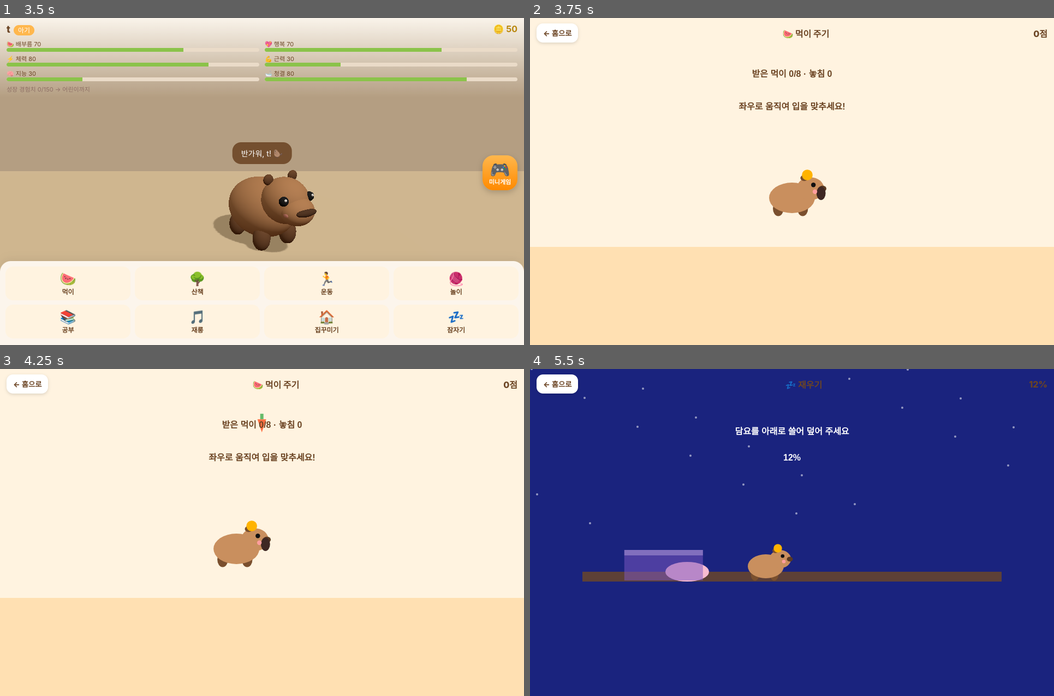
Above: before the commit, frames 1-4 (two rows, left to right).
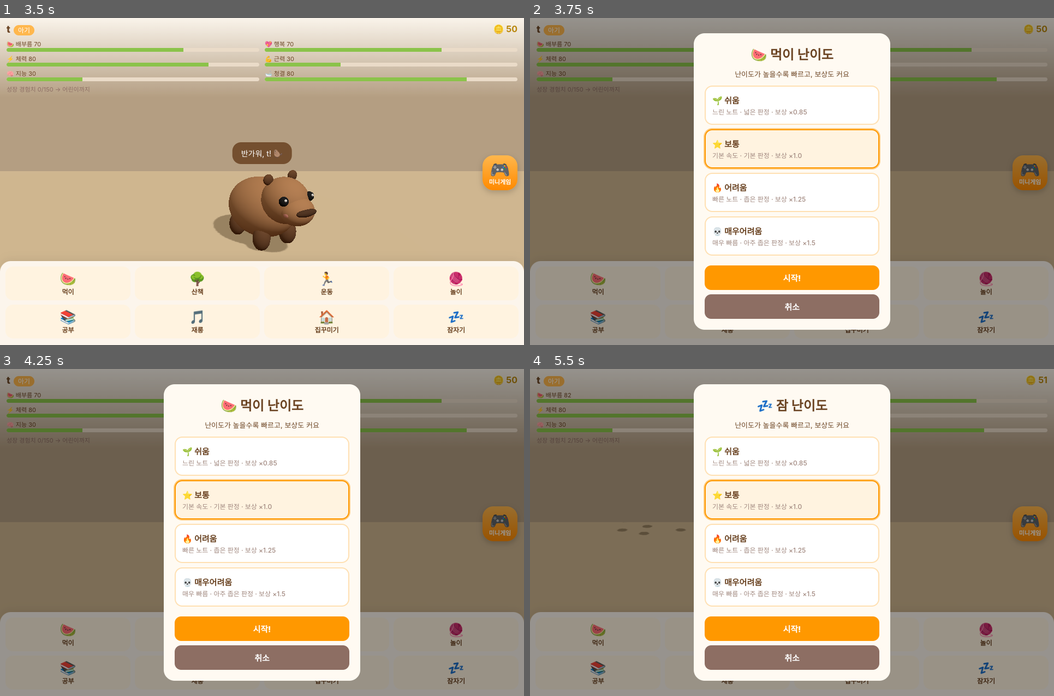
Above: after the commit, the same moments.

Repository: sketchkim-hub/capybara-game
Game: browser game, page index.html
Same seed, same stepped clock (60 frames per second), same inputs: the game is played once before the commit and once after it.
Inputs (mouse positions are in pixels of both pictures, inside the frame that each line leads up to):
- Up to frame 1 (3.5 s): click (262, 181) at 0.27 s; click (262, 214) at 1.07 s; click (262, 194) at 1.27 s; type "a" at 1.27 s; tap Enter at 1.3, 1.9, 2.5 s; click (157, 148) at 1.67 s; click (262, 194) at 1.87 s; type "r" at 1.87 s; press the mouse at (366, 132) at 2.27 s; release the mouse at (262, 116) at 2.4 s; click (262, 194) at 2.47 s; type "t" at 2.47 s; click (340, 246) at 2.87 s; click "이름 정하기" at 3.07 s; click (131, 263) at 3.47 s
- Up to frame 2 (3.75 s): click "🍉 먹이" at 3.67 s
- Up to frame 3 (4.25 s): press the mouse at (262, 467) at 4.07 s; release the mouse at (209, 646) at 4.2 s
- Up to frame 4 (5.5 s): click (792, 630) at 4.27 s, where only the run after the commit has a clickable "시작!"; click "← 홈으로" at 4.52 s; click (949, 548) at 4.67 s; click "홈으로" at 4.87 s; click (634, 532) at 5.27 s; click "💤 잠자기" at 5.47 s

Frame 1 is identical in both runs. In frame 2, 88% of the frame differs, in the area x 0-100%, y 0-100%; in frame 3, 88%; in frame 4, 100%.

Commit message:
difficulty picker for all care actions with per-game scaling

Diff:
--- a/game.js
+++ b/game.js
@@ -65,11 +65,10 @@
  sleep:{need:0,d:{energy:50,hunger:-10,clean:5},x:3,c:0,m:'쿨쿨… 체력 회복 💤',fx:0x9575cd}};
 const TRICKS=['빙글빙글 돌기','점프 재롱','고개 갸웃','유자 올리기'];
 function act(a){if(a==='decor'){openShop();return}
- const A=ACT[a];
- // 운동은 난이도 창을 먼저 띄우고, 시작 버튼에서 체력/배고픔을 검사
- if(a!=='exercise'){if(S.energy<A.need){toast('너무 피곤해요… 잠을 재워 주세요 💤');return}
-  if(a!=='feed'&&a!=='sleep'&&S.hunger<10){toast('배고파요! 먹이를 주세요 🍉');return}}
+ // 돌보기 미니게임은 난이도 창 먼저, 시작! 에서 체력/배고픔 검사
  if(window.__startAction){window.__startAction(a);return}
+ const A=ACT[a];if(S.energy<A.need){toast('너무 피곤해요… 잠을 재워 주세요 💤');return}
+ if(a!=='feed'&&a!=='sleep'&&S.hunger<10){toast('배고파요! 먹이를 주세요 🍉');return}
  finishAction(a,1)}
 function finishAction(a,quality,rewardMul=1){quality=Math.max(0,Math.min(1,quality));rewardMul=rewardMul||1;const A=ACT[a],mul=.4+.6*quality;
  for(const k in A.d){let v=A.d[k];if(v>0)v=Math.round(v*mul);S[k]=cl(S[k]+v)}
--- a/games.js
+++ b/games.js
@@ -3,12 +3,12 @@
 const NAMES={jump:'장애물 뛰어넘기',dodge:'장애물 피하기',catch:'유자 받기'};
 const ANAME={feed:'🍉 먹이 주기',walk:'🌳 산책하기',exercise:'🏃 운동하기',play:'🧶 공놀이',study:'📚 공부하기',trick:'🎵 재롱 연습',sleep:'💤 재우기'};
 const DIFF={
- easy:{id:'easy',n:'쉬움',speed:2.4,gap:58,win:32,notes:8,reward:0.85,label:'🌱 쉬움'},
- normal:{id:'normal',n:'보통',speed:4.2,gap:38,win:20,notes:10,reward:1.0,label:'⭐ 보통'},
- hard:{id:'hard',n:'어려움',speed:6.4,gap:26,win:13,notes:12,reward:1.25,label:'🔥 어려움'},
- veryhard:{id:'veryhard',n:'매우어려움',speed:9.0,gap:18,win:9,notes:16,reward:1.5,label:'💀 매우어려움'}
+ easy:{id:'easy',n:'쉬움',speed:2.4,gap:58,win:32,notes:8,reward:0.85,mul:.72,spawn:1.25,tol:1.35,time:1.4},
+ normal:{id:'normal',n:'보통',speed:4.2,gap:38,win:20,notes:10,reward:1.0,mul:1,spawn:1,tol:1,time:1},
+ hard:{id:'hard',n:'어려움',speed:6.4,gap:26,win:13,notes:12,reward:1.25,mul:1.45,spawn:.72,tol:.72,time:.75},
+ veryhard:{id:'veryhard',n:'매우어려움',speed:9.0,gap:18,win:9,notes:16,reward:1.5,mul:1.9,spawn:.55,tol:.55,time:.55}
 };
-let pickedDiff='normal';
+let pickedDiff='normal', pendingAction=null;
 
 const best=()=>JSON.parse(localStorage.getItem('capy_best_v1')||'{}');
 function refreshBest(){const b=best();for(const k in NAMES)$('b_'+k).textContent=b[k]||0}
@@ -37,31 +37,31 @@
 function startHub(k){const s=window.__capy.S;if(s.energy<5){window.__capy.toast('체력이 부족해요… 잠을 재워 주세요 💤');return}
  s.energy-=5;window.__capy.ui();mode='hub';openMG(NAMES[k]);
  G={k,score:0,t:0,over:false,px:W/2,tx:W/2,y:0,vy:0,obs:[],items:[],miss:0};cancelAnimationFrame(raf);loop()}
-function beginAction(a,diffId){mode='action';openMG(ANAME[a]+(a==='exercise'&&diffId?' · '+DIFF[diffId].n:''));
- const base={k:a,score:0,t:0,over:false,done:false,hits:0,mi …(143 unchanged characters)… 0,ball:null,cues:[],cueI:0,diff:diffId||null,rewardMul:1,speed:4.2,win:20};
- if(a==='feed'){base.need=8;base.px=W/2}
- if(a==='walk'){base.need=6;base.px=W*0.28;base.tx=base.px;base.dist=0;base.jy=0;base.jvy=0;base.coyote=8;base.jumpBuf=0;base.jumped=0}
- if(a==='exercise'){const D=DIFF[diffId||'normal'];base.rewardMul=D.reward;base.speed=D.speed;base.win=D.win;base.need=D.notes;base.cues=[];
-  let t=55;for(let i=0;i<D.notes;i++){base.cues.push({t:t,lane:Math.floor(Math.random()*4),hit:false,missed:false});t+=D.gap+(i%3===0?4:0)}}
- if(a==='play'){base.ball={x:W/2,y:H*.35,vy:0};base.need=10;base.bounces=0}
- if(a==='study'){const pairs=['🍉','🍊','🥕','🌿'];const deck=[...pairs,...pairs].sort(()=>Math.random()-.5);base.cards=deck.map((e,i)=>({e,i,open:false,gone:false}));base.need=4;base.flipped=[];base.limit=12*60}
- if(a==='trick'){const n=3+Math.floor(Math.random()*2);base.seq=[];for(let i=0;i<n;i++)base.seq.push(Math.floor(Math.random()*4));base.player=[];base.phase='show';base.showI=-1;base.showT=0;base.round=0;base.need=2}
- if(a==='sleep'){base.blanket=.12;base.need=1}
+function beginAction(a,diffId){const D=DIFF[diffId||'normal'];mode='action';openMG(ANAME[a]+' · '+D.n);
+ const base={k:a,score:0,t:0,over:false,done:false,hits:0,mi …(143 unchanged characters)… 0,ball:null,cues:[],cueI:0,diff:diffId||'normal',rewardMul:D.reward,speed:D.speed,win:D.win,mul:D.mul,spawn:D.spawn,tol:D.tol,time:D.time,missLimit:5};
+ if(a==='feed'){base.need=Math.max(5,Math.round(8*D.mul));base.px=W/2;base.foodEvery=Math.max(14,Math.round(28*D.spawn));base.foodSp=2.2*D.mul;base.missLimit=Math.max(2,Math.round(5*D.tol))}
+ if(a==='walk'){base.need=Math.max(4,Math.round(6*D.mul));base.px=W*0.28;base.tx=base.px;base.dist=0;base.jy=0;base.jvy=0;base.coyote=8;base.jumpBuf=0;base.jumped=0;base.walkSp=5.2*D.mul;base.obsEvery=Math.max(22,Math.round(48*D.spawn));base.flowerEvery=Math.max(28,Math.round(52*D.spawn))}
+ if(a==='exercise'){base.need=D.notes;base.cues=[];let t=55;for(let i=0;i<D.notes;i++){base.cues.push({t:t,lane:Math.floor(Math.random()*4),hit:false,missed:false});t+=D.gap+(i%3===0?4:0)}}
+ if(a==='play'){base.ball={x:W/2,y:H*.35,vy:0};base.need=Math.max(6,Math.round(10*D.mul));base.bounces=0;base.grav=.28+.12*D.mul;base.missLimit=Math.max(2,Math.round(3*D.tol))}
+ if(a==='study'){const pairs=['🍉','🍊','🥕','🌿'];const deck=[...pairs,...pairs].sort(()=>Math.random()-.5);base.cards=deck.map((e,i)=>({e,i,open:false,gone:false}));base.need=4;base.flipped=[];base.limit=Math.round(12*60*D.time)}
+ if(a==='trick'){const n=Math.max(2,Math.round(2.5*D.mul));base.seq=[];for(let i=0;i<n;i++)base.seq.push(Math.floor(Math.random()*4));base.player=[];base.phase='show';base.showI=-1;base.showT=0;base.round=0;base.need=Math.max(2,Math.round(2*D.mul));base.showPace=Math.max(10,Math.round(20*D.time))}
+ if(a==='sleep'){base.blanket=D.id==='easy'?.22:.08;base.need=1;base.blanketRate=1/Math.max(140,Math.round(210*D.mul))}
  G=base;cancelAnimationFrame(raf);loop()}
-window.__startAction=function(a){if(a==='exercise'){pickedDiff='normal';
+window.__startAction=function(a){pendingAction=a;pickedDiff='normal';
   document.querySelectorAll('#diffList button').forEach(b=>b.classList.toggle('sel',b.dataset.d==='normal'));
-  const dm=$('diffM');dm.style.zIndex='50';dm.classList.add('on');return}
- beginAction(a)};
+  const titles={feed:'🍉 먹이 난이도',walk:'🌳 산책 난이도',exercise:'🏃 운동 난이도',play:'🧶 놀이 난이도',study:'📚 공부 난이도',trick:'🎵 재롱 난이도',sleep:'💤 잠 난이도'};
+  if($('diffTitle'))$('diffTitle').textContent=titles[a]||'난이도 선택';
+  const dm=$('diffM');dm.style.zIndex='50';dm.classList.add('on')};
 function pickDiff(d){pickedDiff=d;document.querySelectorAll('#diffList button').forEach(x=>x.classList.toggle('sel',x.dataset.d===d))}
-function startExercise(){const S=window.__capy.S,A=window.__capy.ACT.exercise;
-  if(S.energy<A.need){window.__capy.toast('너무 피곤해요… 잠을 재워 주세요 💤');return}
-  if(S.hunger<10){window.__capy.toast('배고파요! 먹이를 주세요 🍉');return}
-  $('diffM').classList.remove('on');beginAction('exercise',pickedDiff)}
-$('diffGo').onclick=startExercise;
-$('diffX').onclick=()=>$('diffM').classList.remove('on');
+function startPickedAction(){const a=pendingAction;if(!a)return;const S=window.__capy.S,A=window.__capy.ACT[a];
+  if(S.energy<(A.need||0)){window.__capy.toast('너무 피곤해요… 잠을 재워 주세요 💤');return}
+  if(a!=='feed'&&a!=='sleep'&&S.hunger<10){window.__capy.toast('배고파요! 먹이를 주세요 🍉');return}
+  $('diffM').classList.remove('on');beginAction(a,pickedDiff)}
+$('diffGo').onclick=startPickedAction;
+$('diffX').onclick=()=>{$('diffM').classList.remove('on');pendingAction=null};
 document.querySelectorAll('#diffList button').forEach(b=>{b.onclick=e=>{e.preventDefault();e.stopPropagation();pickDiff(b.dataset.d)};
  b.ontouchend=e=>{e.preventDefault();pickDiff(b.dataset.d)}});
-$('diffM').addEventListener('click',e=>{if(e.target===e.currentTarget)$('diffM').classList.remove('on')});
+$('diffM').addEventListener('click',e=>{if(e.target===e.currentTarget){$('diffM').classList.remove('on');pendingAction=null}});
 const ptr={down:false,x:0,y:0,sx:0,sy:0};
 function onDown(e){if(!G||G.over)return;const t=e.touches?e.touches[0]:e;ptr.down=true;ptr.x=t.clientX;ptr.y=t.clientY;ptr.sx=t.clientX;ptr.sy=t.clientY;ptr.t0=performance.now();
  if(mode==='action'&&G.k==='walk'){if(inJumpBtn(t.clientX,t.clientY)){ptr.jumpBtn=true;doWalkJump(true)}else{G.tx=Math.max(40,Math.min(W-40,t.clientX));ptr.jumpBtn=false}}
@@ -69,7 +69,7 @@
 function onMove(e){if(!G||G.over||!ptr.down)return;const t=e.touches?e.touches[0]:e;ptr.x=t.clientX;ptr.y=t.clientY;
  if(mode==='action'){if(G.k==='walk'){if(ptr.jumpBtn){if(!inJumpBtn(t.clientX,t.clientY)){ptr.jumpBtn=false;releaseWalkJump()}}else G.tx=Math.max(40,Math.min(W-40,t.clientX))}
   else if(G.k==='feed')G.tx=Math.max(40,Math.min(W-40,t.clientX));
-  if(G.k==='sleep'){const dy=t.clientY-ptr.sy;if(dy>0)G.blanket=Math.min(1,G.blanket+dy/220);ptr.sy=t.clientY}}
+  if(G.k==='sleep'){const dy=t.clientY-ptr.sy;if(dy>0)G.blanket=Math.min(1,G.blanket+dy*(G.blanketRate||1/220));ptr.sy=t.clientY}}
  e.preventDefault()}
 function onUp(e){if(G&&!G.over&&mode==='action'&&G.k==='walk'){if(ptr.jumpBtn)releaseWalkJump();
   else{const dt=performance.now()-(ptr.t0||0);const dx=Math.abs(ptr.x-ptr.sx),dy=Math.abs(ptr.y-ptr.sy);if(dt<200&&dx<18&&dy<18)doWalkJump(false)}}
@@ -117,28 +117,29 @@
  $('mgScore').textContent=g.k==='sleep'?Math.round((g.blanket||0)*100)+'%':(Math.floor(g.score)+'점')}
 function actFeed(g){X.fillStyle='#fff3e0';X.fillRect(0,0,W,H);X.fillStyle='#ffe0b2';X.fillRect(0,H*.7,W,H*.3);
  g.px+=(g.tx-g.px)*.2;const mouthY=H*.55;capy(g.px,mouthY,1.4,1,.8);
- if(!g.over&&g.t%28===0)g.items.push({x:40+Math.random()*(W-80),y:70,v:2.5+Math.random()*1.5,kind:['🍉','🥕','🍊'][g.t%3]});
+ const every=g.foodEvery||28,fsp=g.foodSp||2.5,mlim=g.missLimit||5;
+ if(!g.over&&g.t%every===0)g.items.push({x:40+Math.random()*(W-80),y:70,v:fsp+Math.random()*1.2,kind:['🍉','🥕','🍊'][g.t%3]});
  g.items=g.items.filter(it=>{it.y+=it.v;food(it.x,it.y,it.kind);
   if(!g.over&&hit(it.x,it.y,g.px+28,mouthY-18,48)){g.hits++;g.score+=10;return false}
   if(it.y>H*.85){g.miss++;return false}return true});
  X.fillStyle='#6b4423';X.font='bold 16px sans-serif';X.textAlign='center';
- X.fillText(`받은 먹이 ${g.hits}/${g.need} · 놓침 ${g.miss}`,W/2,H*.18);
+ X.fillText((DIFF[g.diff]?DIFF[g.diff].n+' · ':'')+`받은 먹이 ${g.hits}/${g.need} · 놓침 ${g.miss}/${mlim}`,W/2,H*.18);
  if(g.t<90)X.fillText('좌우로 움직여 입을 맞추세요!',W/2,H*.28);
- if(!g.over&&(g.hits>=g.need||g.t>16*60||g.miss>=5))finishAction(Math.max(0,g.hits/g.need)*(1-Math.min(.5,g.miss*.08)))}
+ if(!g.over&&(g.hits>=g.need||g.t>16*60||g.miss>=mlim))finishAction(Math.max(0,g.hits/g.need)*(1-Math.min(.5,g.miss*.08)))}
 function actWalk(g){X.fillStyle='#b3e5fc';X.fillRect(0,0,W,H);X.fillStyle='#81c784';X.fillRect(0,H*.65,W,H);
  const ground=H*.65, bodyY=()=>ground-28-g.jy;
  if(!g.over){
-  // auto-run forward; left/right follow target
-  g.dist+=4.2;g.score+=.12;g.px+=(g.tx-g.px)*.22;
+  const wsp=g.walkSp||5.2,oE=g.obsEvery||48,fE=g.flowerEvery||52;
+  g.dist+=wsp*.8;g.score+=.12;g.px+=(g.tx-g.px)*.22;
   // jump physics: hold jump button = higher; short tap = hop; coyote kept
   if(g.jy<=0){g.jy=0;g.jvy=0;g.holdingJump=false;g.coyote=Math.min(8,(g.coyote||0)+1)}
   else{g.coyote=0;if(g.holdingJump&&ptr.jumpBtn&&(g.jumpHold||0)<12&&g.jvy>0){g.jumpHold=(g.jumpHold||0)+1;g.jvy=Math.min(13.2,g.jvy+.55)}
    const grav=g.holdingJump&&ptr.jumpBtn&&g.jvy>0?.5:.8;g.jvy-=grav;g.jy+=g.jvy;if(g.jy>88){g.jy=88;if(g.jvy>0)g.jvy=0}if(g.jy<=0){g.jy=0;g.jvy=0;g.holdingJump=false;g.coyote=8}}
   if(g.jumpBuf>0){g.jumpBuf--;tryWalkJump()}
   // spawn: rocks need jump, puddles also jumpable; flowers
-  if(g.t%48===0)g.obs.push({x:W+30,y:ground-10,type:Math.random()<.55?'rock':'puddle',w:18+Math.random()*14,h:g.t});
-  if(g.t%52===0)g.items.push({x:W+16,y:ground-36-Math.random()*50,got:false});
-  const sp=5.2;g.obs.forEach(o=>o.x-=sp);g.items.forEach(it=>it.x-=sp);
+  if(g.t%oE===0)g.obs.push({x:W+30,y:ground-10,type:Math.random()<.55?'rock':'puddle',w:18+Math.random()*14,h:g.t});
+  if(g.t%fE===0)g.items.push({x:W+16,y:ground-36-Math.random()*50,got:false});
+  g.obs.forEach(o=>o.x-=wsp);g.items.forEach(it=>it.x-=wsp);
  }
  // draw + collide
  g.obs=g.obs.filter(o=>{
@@ -158,7 +159,7 @@
  // jump button
  const bx=W-78,by=H-110;X.fillStyle=(ptr.jumpBtn||g.jy>0)?'#ffb74d':'#ff9800';roundRect(bx,by,64,72,18);X.fillStyle='#f …(216 unchanged characters)…
  X.fillStyle='#6b4423';X.font='bold 16px sans-serif';X.textBaseline='alphabetic';
- X.fillText(`꽃 ${g.hits}/${g.need} · 부딪힘 ${g.miss}`,W/2,H*.15);
+ X.fillText((DIFF[g.diff]?DIFF[g.diff].n+' · ':'')+`꽃 ${g.hits}/${g.need} · 부딪힘 ${g.miss}`,W/2,H*.15);
  if(g.t<160){X.fillText('짧게=살짝 점프 · 점프 길게=높이! 돌은 높이 넘기',W/2,H*.25)}
  if(!g.over&&(g.hits>=g.need||g.dist>2400||g.t>18*60))finishAction(Math.max(.2,Math.min(1,(g.hits/g.need)*.85+(g.dist/2600)*.15)*(1-Math.min(.45,g.miss*.1))))}
 function actEx(g){X.fillStyle='#ffe0b2';X.fillRect(0,0,W,H);X.fillStyle='#ffcc80';X.fillRect(0,H*.72,W,H);
@@ -182,27 +183,28 @@
  const done=g.cues.every(c=>c.hit||c.missed);
  if(!g.over&&done)finishAction(g.hits/g.cues.length)}
 function actPlay(g){X.fillStyle='#e1f5fe';X.fillRect(0,0,W,H);X.fillStyle='#c8e6c9';X.fillRect(0,H*.75,W,H);
- const b=g.ball;if(!g.over){b.vy+=.35;b.y+=b.vy;if(b.y>H*.72){b.y=H*.72;b.vy=0;g.miss++;if(g.miss>=3)finishAction(Math.min(1,g.bounces/g.need)*.7)}}
+ const b=g.ball,mlim=g.missLimit||3,grav=g.grav||.35;
+ if(!g.over){b.vy+=grav;b.y+=b.vy;if(b.y>H*.72){b.y=H*.72;b.vy=0;g.miss++;if(g.miss>=mlim)finishAction(Math.min(1,g.bounces/g.need)*.7)}}
  X.fillStyle='#ec407a';X.beginPath();X.arc(b.x,b.y,22,0,7);X.fill();X.fillStyle='#fff';X.beginPath();X.arc(b.x-6,b.y-6,6,0,7);X.fill();
  capy(W/2,H*.78,1);X.fillStyle='#6b4423';X.font='bold 16px sans-serif';X.textAlign='center';
- X.fillText(`튕기기 ${g.bounces}/${g.need} · 바닥 ${g.miss}/3`,W/2,H*.16);if(g.t<90)X.fillText('공이 내려올 때 탭해서 튕기세요!',W/2,H*.26);
+ X.fillText((DIFF[g.diff]?DIFF[g.diff].n+' · ':'')+`튕기기 ${g.bounces}/${g.need} · 바닥 ${g.miss}/${mlim}`,W/2,H*.16);if(g.t<90)X.fillText('공이 내려올 때 탭해서 튕기세요!',W/2,H*.26);
  if(!g.over&&g.bounces>=g.need)finishAction(Math.min(1,.5+g.bounces/g.need*.5)*(1-g.miss*.1))}
 function actStudy(g){X.fillStyle='#e3f2fd';X.fillRect(0,0,W,H);const cols=4,gap=12,cw=(W-40-gap*3)/4,ch=cw,ox=20,oy=H*.28;
  g.cards.forEach((c,i)=>{const col=i%4,row=Math.floor(i/4),x=ox+col*(cw+gap),y=oy+row*(ch+gap);
   X.fillStyle=c.gone?'#c8e6c9':c.open?'#fff':'#64b5f6';roundRect(x,y,cw,ch,12);if(c.open||c.gone){X.font=`${cw*.45}px serif`;X.textAlign='center';X.textBaseline='middle';X.fillText(c.e,x+cw/2,y+ch/2)}});
  const left=Math.max(0,Math.ceil((g.limit-g.t)/60));X.fillStyle='#6b4423';X.font='bold 16px sans-serif';X.textAlign='center';X.textBaseline='alphabetic';
- X.fillText(`짝 맞추기 ${g.matched}/4 · ⏱ ${left}초`,W/2,H*.18);if(g.t<80)X.fillText('같은 그림을 찾아 짝을 맞추세요',W/2,H*.24);
+ X.fillText((DIFF[g.diff]?DIFF[g.diff].n+' · ':'')+`짝 ${g.matched}/4 · ⏱ ${left}초`,W/2,H*.18);if(g.t<80)X.fillText('같은 그림을 찾아 짝을 맞추세요',W/2,H*.24);
  if(!g.over&&(g.matched>=4||g.t>=g.limit))finishAction(g.matched/4)}
 function roundRect(x,y,w,h,r){X.beginPath();X.moveTo(x+r,y);X.arcTo(x+w,y,x+w,y+h,r);X.arcTo(x+w,y+h,x,y+h,r);X.arcTo(x,y+h,x,y,r);X.arcTo(x,y,x+w,y,r);X.closePath();X.fill()}
 function actTrick(g){X.fillStyle='#fff8e1';X.fillRect(0,0,W,H);const labels=['👆','👏','💫','🍊'],cols=['#ef9a9a','#90caf9','#a5d6a7','#ffe082'];
  const cx=[W*.25,W*.75,W*.25,W*.75],cy=[H*.42,H*.42,H*.62,H*.62];
- if(g.phase==='show'){g.showT++;if(g.showT===20)g.showI++;if(g.showI>=g.seq.length){g.phase='input';g.player=[]} }
+ if(g.phase==='show'){g.showT++;const pace=g.showPace||20;if(g.showT>=pace){g.showT=0;g.showI++}if(g.showI>=g.seq.length){g.phase='input';g.player=[]} }
  if(g.phase==='fail'){g.failT--;if(g.failT<=0){if(g.miss>=3)finishAction(Math.min(1,g.hits/g.need)*.5);else{g.phase='show';g.showI=-1;g.showT=0;g.player=[]}}}
  for(let i=0;i<4;i++){const lit=(g.phase==='show'&&g.seq[g.showI]===i)||g.flash===i;X.fillStyle=lit?'#fff':cols[i];X.beginPath();X.arc(cx[i],cy[i],48,0,7);X.fill();X.fillStyle='#6b4423';X.font='32px serif';X.textAlign='center';X.textBaseline='middle';X.fillText(labels[i],cx[i],cy[i])}
  if(g.flashT>0){g.flashT--;if(g.flashT===0)g.flash=-1}
  X.fillStyle='#6b4423';X.font='bold 16px sans-serif';X.textAlign='center';X.textBaseline='alphabetic';
  X.fillText(g.phase==='show'?'패턴을 기억하세요…':g.phase==='fail'?'앗! 다시…':`따라 하세요 (${g.player.length}/${g.seq.length})`,W/2,H*.18);
- X.fillText(`성공 라운드 ${g.hits}/${g.need}`,W/2,H*.24);capy(W/2,H*.82,.9)}
+ X.fillText((DIFF[g.diff]?DIFF[g.diff].n+' · ':'')+`성공 ${g.hits}/${g.need}`,W/2,H*.24);capy(W/2,H*.82,.9)}
 function actSleep(g){X.fillStyle='#1a237e';X.fillRect(0,0,W,H);for(let i=0;i<20;i++){X.fillStyle='#fff8';X.beginPath();X.arc((i*97+g.t)%W,((i*53)%(H*.5)),2,0,7);X.fill()}
  const bedY=H*.62;X.fillStyle='#5d4037';X.fillRect(W*.1,bedY,W*.8,18);X.fillStyle='#f8bbd0';X.beginPath();X.ellipse(W*.3,bedY,40,18,0,0,7);X.fill();
  capy(W*.45,bedY-10,1.1);X.globalAlpha=.45+g.blanket*.55;X.fillStyle='#7e57c2';X.fillRect(W*.18,bedY-40,W*.6*Math.max(.25,g.blanket),56);X.fillStyle='#b39ddb';X.fillRect(W*.18,bedY-40,W*.6*Math.max(.25,g.blanket),10);X.globalAlpha=1;
--- a/index.html
+++ b/index.html
@@ -43,7 +43,7 @@
 <button data-a="study"><b>📚</b>공부</button><button data-a="trick"><b>🎵</b>재롱</button><button data-a="decor"><b>🏠</b>집꾸미기</button><button data-a="sleep"><b>💤</b>잠자기</button></div>
 <div class="modal" id="nameM"><div class="box"><h2>🦫 아기 카피바라가 태어났어요!</h2><p>이름을 지어 주세요</p><input id="nameI" maxlength="8" placeholder="예: 바라, 유자, 뭉치"><button class="btn" id="nameB">이름 정하기</button></div></div>
 <div class="modal" id="decorM"><div class="box"><h2>🏠 집 꾸미기</h2><p>코인으로 가구를 사서 집을 꾸며요</p><div class="shop" id="shop"></div><button class="btn" id="decorX">닫기</button></div></div>
-<div class="modal" id="diffM"><div class="box"><h2>🏃 운동 난이도</h2><p style="font-size:13px">난이도가 높을수록 빠르고, 보상도 커요</p>
+<div class="modal" id="diffM"><div class="box"><h2 id="diffTitle">난이도 선택</h2><p style="font-size:13px">난이도가 높을수록 빠르고, 보상도 커요</p>
 <div class="diff" id="diffList">
 <button type="button" data-d="easy">🌱 쉬움<small>느린 노트 · 넓은 판정 · 보상 ×0.85</small></button>
 <button type="button" data-d="normal" class="sel">⭐ 보통<small>기본 속도 · 기본 판정 · 보상 ×1.0</small></button>
@@ -52,7 +52,7 @@
 </div>
 <button class="btn" id="diffGo">시작!</button>
 <button class="btn" id="diffX" style="background:#8d6e63;margin-top:8px">취소</button></div></div>
-<script type="module" src="game.js?v=20261105d"></script><button id="gameBtn" aria-label="미니게임">🎮<span>미니게임</span></button>
+<script type="module" src="game.js?v=20261105e"></script><button id="gameBtn" aria-label="미니게임">🎮<span>미니게임</span></button>
 <div class="modal" id="menuM"><div class="box"><h2>🎮 미니게임</h2><p style="font-size:13px">한 판에 체력 5 · 점수만큼 코인·경험치·행복!</p>
 <button class="gm" data-g="jump">🦘 장애물 뛰어넘기<small>화면을 탭해서 점프! 돌멩이를 넘어요 · 최고 <b id="b_jump">0</b></small></button>
 <button class="gm" data-g="dodge">☔ 장애물 피하기<small>좌우로 터치해서 떨어지는 돌을 피해요 · 최고 <b id="b_dodge">0</b></small></button>
@@ -60,4 +60,4 @@
 <button class="btn" id="menuX">닫기</button></div></div>
 <div id="mg"><canvas id="mgc"></canvas><div id="mgTop"><button id="mgBack">← 홈으로</button><span id="mgTitle"></span><span id="mgScore">0점</span></div>
 <div id="mgEnd"><div class="box"><h2 id="endT">게임 끝!</h2><p id="endP"></p><button class="btn" id="again">다시 하기</button><button class="btn" id="endHome" style="background:#8d6e63">홈으로</button></div></div></div>
-<script type="module" src="games.js?v=20261105d"></script></body></html>
+<script type="module" src="games.js?v=20261105e"></script></body></html>
